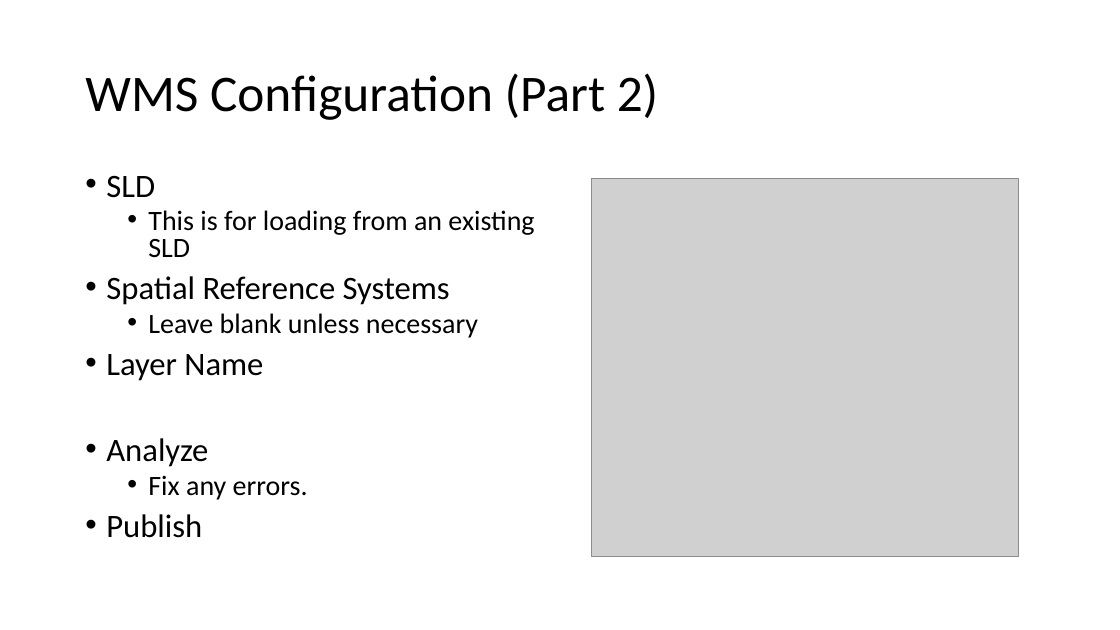
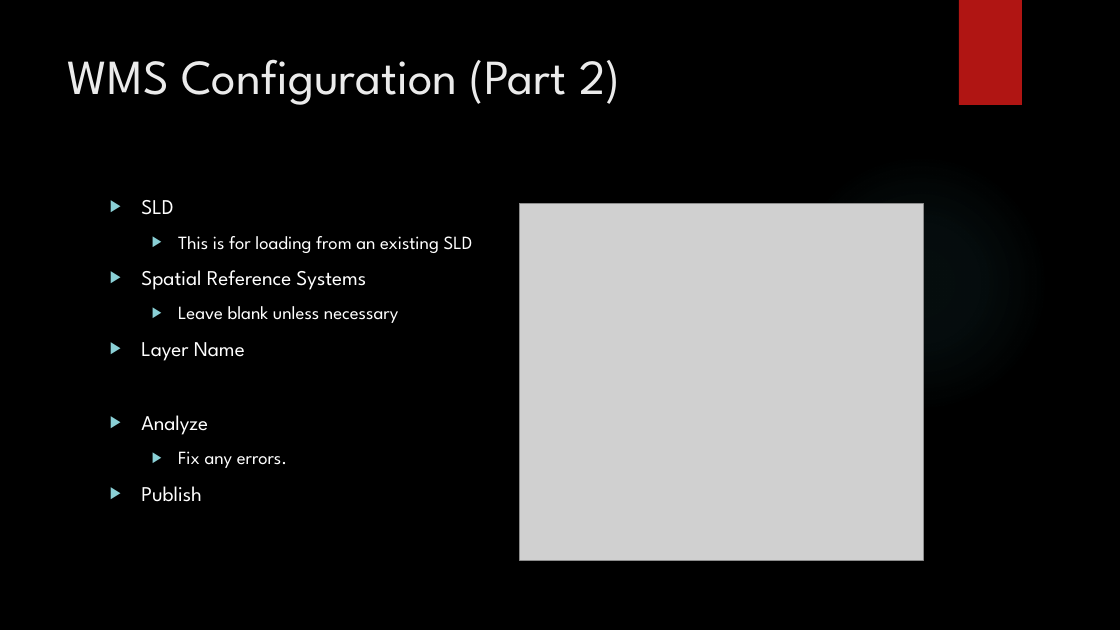
Before and after one commit to MGIS-UMN/GIS5577_week11, a slide deck: slide 13 of Creating_geospatial_services_ArcPro.pptx. Drawn at 1120x630 pixels with LibreOffice and Linux fonts; fonts in the diff are those of the drawing; grey boxes stand for pictures; background and template pictures are left out. Boxes give left, top, right and bottom in pixels: in the first picture for what was removed or moved away, otherwise in the second. Text is boxed around its words. In the diff, an @@ line names an element or a change of style, - is before the commit and + after.

Commit message:
added theme to ArcPro ppt

```diff
--- a/Creating_geospatial_services_ArcPro.pptx
+++ b/Creating_geospatial_services_ArcPro.pptx
@@ background #FFFFFF to picture (left out) @@
@@ rectangle added at [959,0,1022,105], fill #B01513 @@
@@ title "WMS Configuration (Part 2)": place and size @@
-title "WMS Configuration (Part 2)" at [85,73,659,120]
+title "WMS Configuration (Part 2)" at [68,59,620,105]
@@ title "WMS Configuration (Part 2)" at [68,59,620,105]: size 44 to 42 pt, font Calibri to League Spartan, text colour #000000 to #EBEBEB; line spacing 0.9 to 1; vertical alignment middle to top @@
@@ ellipse added at [791,154,1049,413], fill gradient #50B9C1 @@
@@ text "SLD": place and size @@
-text "SLD" at [106,175,534,538]
+text "SLD" at [141,200,473,502]
@@ text "SLD" at [141,200,473,502]: size 28 to 18 pt in "SLD", "Spatial Reference Systems", "Layer Name", "Analyze" and 1 more places; font Calibri to League Spartan, text colour #000000 to #FFFFFF; size 24 to 16 pt in "This is for loading from an existing ...", "Leave blank unless necessary", "Fix any errors."; bullet • to ▶; line spacing 0.8 to 1; more space between paragraphs @@
@@ picture: place and size @@
-picture at [592,179,1018,557]
+picture at [519,203,923,561]
```
Also in this commit, not shown: 25 other slides changed, 1 slide added, 1 slide removed.
